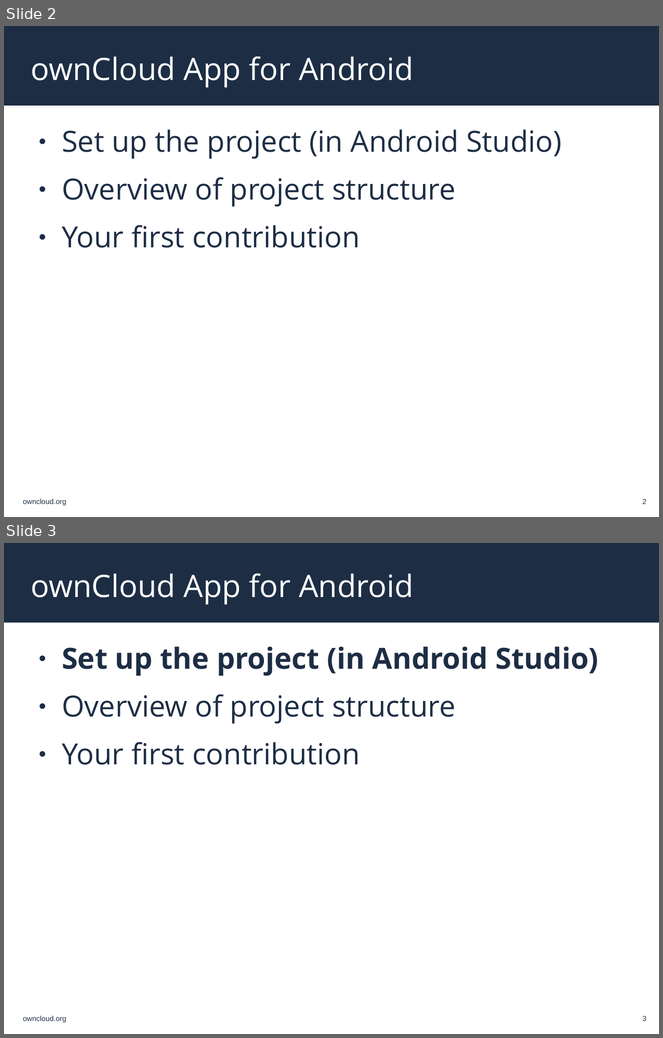
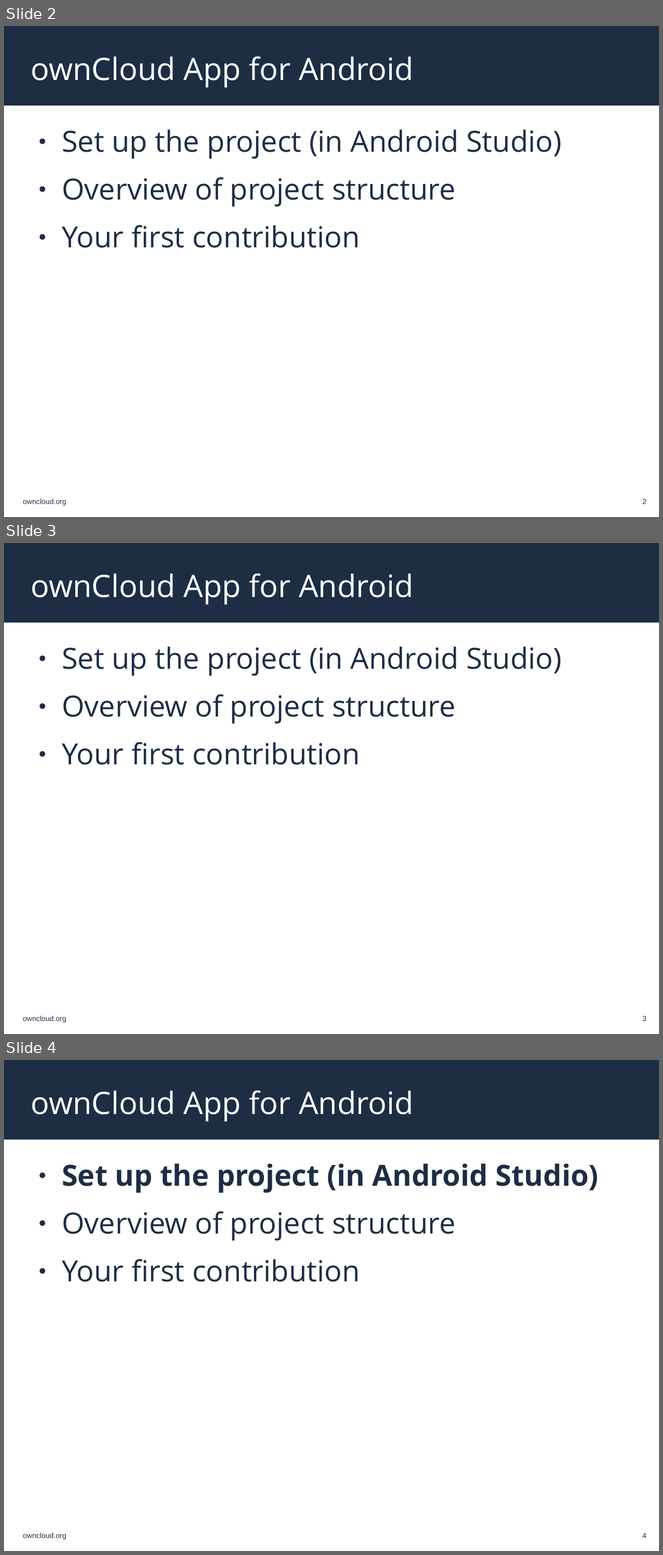
Before and after one commit to nextcloud/android, a slide deck: doc/oCC2015_Android_workshop.odp. Shown one above the other, each under a label of ours: slides 2 and 3 before the commit, slides 2, 3 and 4 after it. The pictures are 663x1038 and 663x1555 pixels, drawn with LibreOffice and Linux fonts; fonts in the diff are those of the drawing; background and template pictures are left out. Boxes give left, top, right and bottom in pixels: in the first picture for what was removed or moved away, otherwise in the second. Text is boxed around its words. In the diff, an @@ line names an element or a change of style, - is before the commit and + after.

```diff
--- a/doc/oCC2015_Android_workshop.odp
+++ b/doc/oCC2015_Android_workshop.odp
@@ slide 3 added at [4,543,659,1034], background #FFFFFF; not listed: 3 template elements that a slide beside it also shows @@
@@ title added at [31,573,414,605], 34 pt, text #FFFFFF @@
+ownCloud App for Android
@@ text added at [62,646,562,765], 32 pt, text #1D2D44 @@
+● Set up the project (in Android Studio)
+● Overview of project structure
+● Your first contribution
@@ what was slide 3 is now slide 4 @@
@@ page number at [643,1533,647,1538]: text changed @@
-3
+4
```
Also in this commit, not shown: 1 slide changed, 1 other file.
